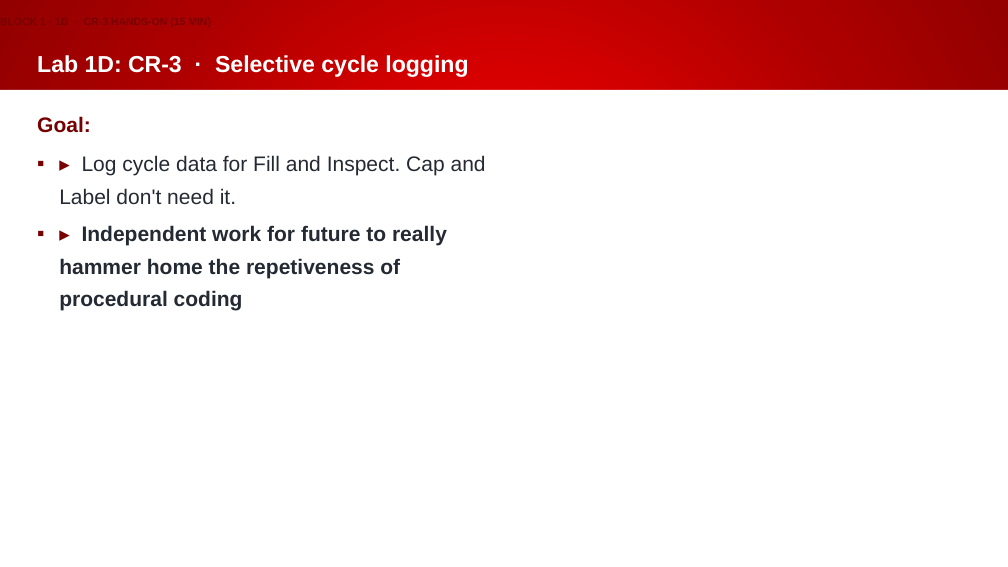
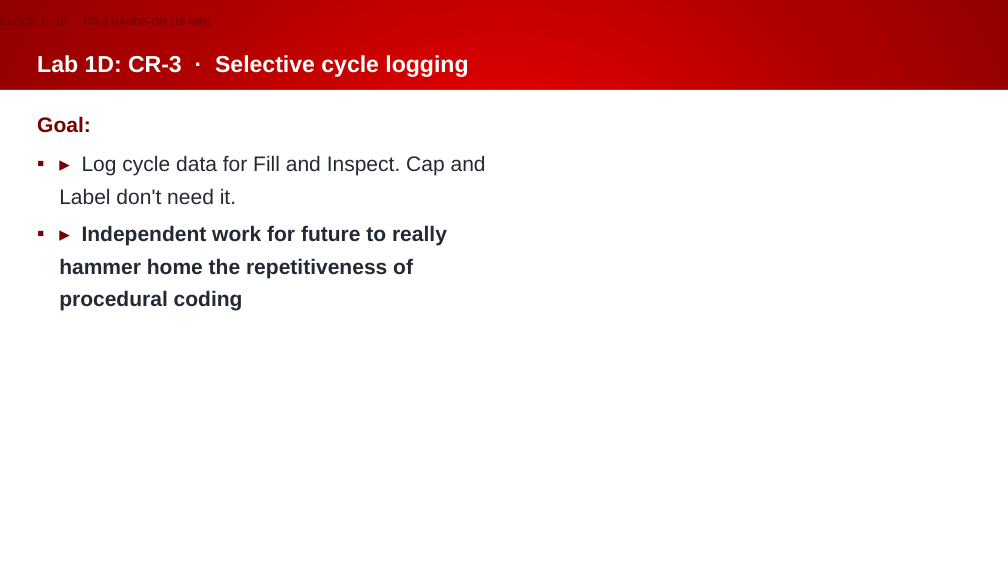
Before and after one commit to Beckhoff-USA-Community/Procedural_To_SOLID, a slide deck: slide 27 of presentation/NEM2026_workshop.pptx. Drawn at 1008x567 pixels with LibreOffice and Linux fonts; fonts in the diff are those of the drawing; background and template pictures are left out. Boxes give left, top, right and bottom in pixels: in the first picture for what was removed or moved away, otherwise in the second. Text is boxed around its words. In the diff, an @@ line names an element or a change of style, - is before the commit and + after.

```diff
--- a/presentation/NEM2026_workshop.pptx
+++ b/presentation/NEM2026_workshop.pptx
@@ text at bbox=[59, 225, 447, 311]: text changed @@
-▪ ▸ Independent work for future to really hammer home the repetiveness of procedural coding
+▪ ▸ Independent work for future to really hammer home the repetitiveness of procedural coding
```
Also in this commit, not shown: 14 other slides changed, 3 slides added.
